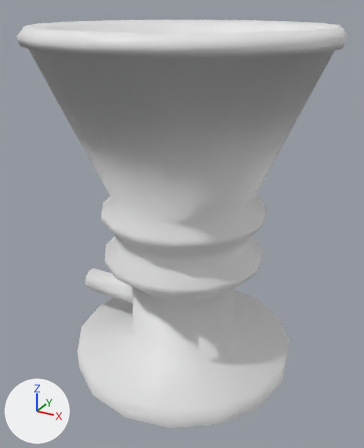
The Blender file models/kuka/kuka-vacuum-gripper.blend as it was, and as the next commit left it.
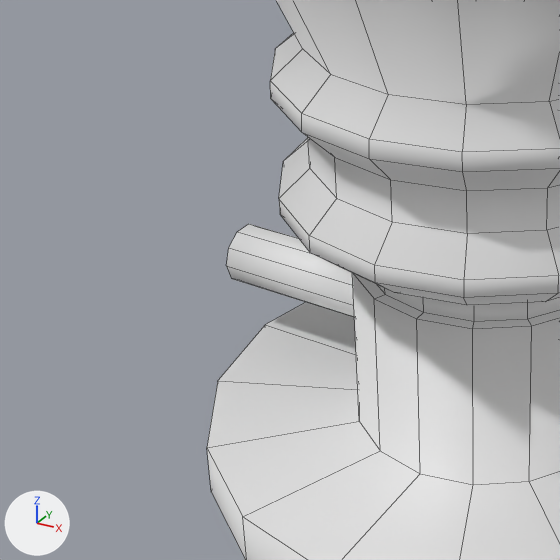
Old and new are each drawn whole from a camera (50 mm lens) standing at (0.672, -1.23, 1.079) and looking at (0.005, -0.017, 0.473) and again close up on the part from 0% to 58% of the width and 41% to 88% of the height. Every picture has the same lights, and +X, +Y and +Z are marked at lower left. The close-ups show mesh edges as thin lines.

The first close-up shows 'Cylinder', 'kukaVacuumGripper'.
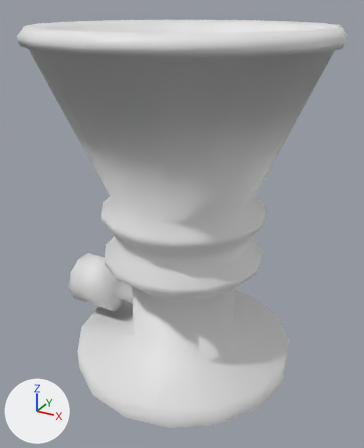
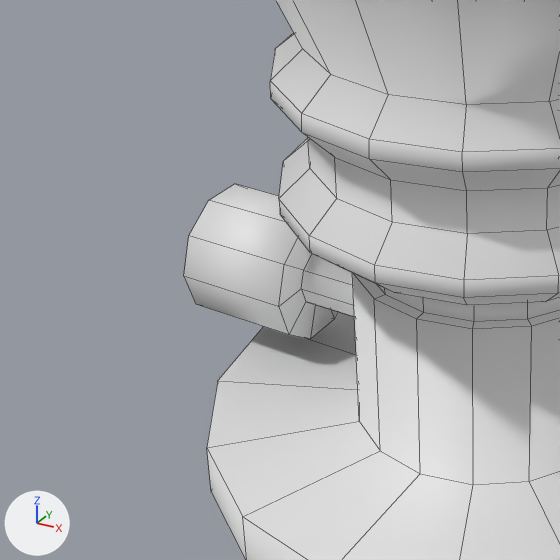
Commit message: kuka manipulator cable sleeves

Scene script edits in JSON lines:
```json
{"op": "add", "block": "me_cylinder_001_1", "code": ["me_cylinder_001_1 = bpy.data.meshes.new('Cylinder.001')", "me_cylinder_001_1.from_pydata(...)  # 40 vertices, 32 faces; spans x 0.0..0.265, y -0.088..0.088, z -0.083..0.083"]}
{"op": "remove", "block": "ob_cylinder", "code": ["ob_cylinder = bpy.data.objects.new('Cylinder', me_cylinder_001)", "ob_cylinder.parent = ob_kukavacuumgripper", "ob_cylinder.matrix_parent_inverse = Matrix(((1.0, 0.0, 0.0, 0.0), (0.0, -1.0, 0.0, 0.0), (0.0, 0.0, -1.0, 0.0), (0.0, 0.0, 0.0, 1.0)))", "ob_cylinder.location = (-0.000175, 0.0, -0.275)"]}
{"op": "add", "block": "ob_gripperplug", "code": ["ob_gripperplug = bpy.data.objects.new('gripperPlug', me_cylinder_001_1)", "ob_gripperplug.parent = ob_kukavacuumgripper", "ob_gripperplug.matrix_parent_inverse = Matrix(((1.0, 0.0, 0.0, 0.0), (0.0, -1.0, 0.0, 0.0), (0.0, 0.0, -1.0, 0.0), (0.0, 0.0, 0.0, 1.0)))", "ob_gripperplug.location = (-0.405, -0.000175, -0.172)"]}
```

Pixel boxes (x1, y1, x2, y2) of what changed, in the close-ups (560 x 560 px):
```json
{"object": "gripperPlug", "change": "added", "after": [184, 184, 354, 339]}
{"object": "Cylinder", "change": "deleted", "before": [226, 224, 354, 317]}
```
